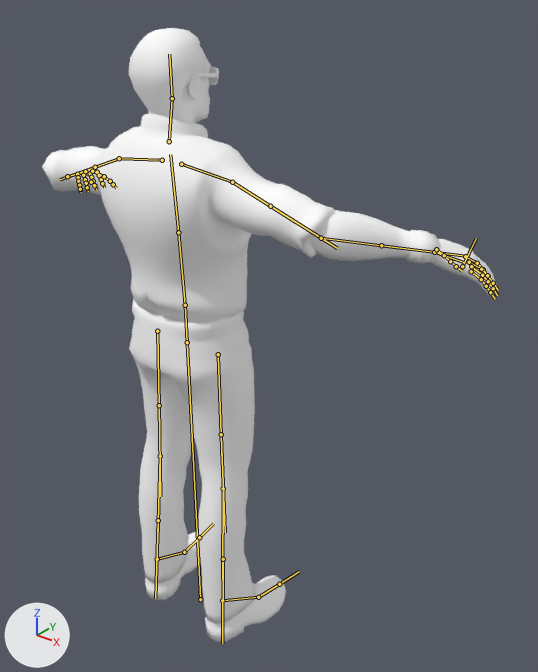
Before and after pictures for a commit that changed the FBX model Assets/Prefabs/Player/Generic/SkelMesh_Bodyguard_03/Blender_Arms_Animations.fbx.
Before and after are seen from a 50 mm camera at (1.387, -1.356, 1.945) aimed at (0.052, 0.312, 0.91). Lighting does not change. The marker at lower left points along +X, +Y and +Z. The bones that bend it are drawn over the model as lines.

Objects in the first picture: 'BodyGuard03_Head', 'BodyGuard03_Pants', 'BodyGuard03_Shoes', 'BodyGuard03_Torso.001', 'BodyGuard_03_Hand.001'.
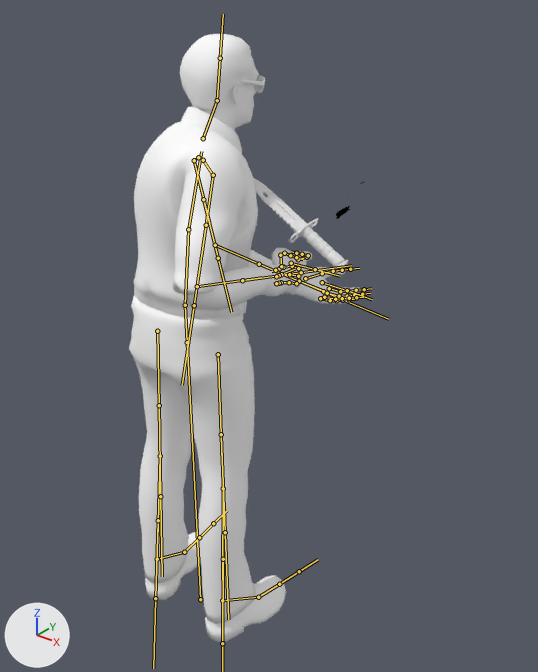
The newer file adds an action. The first version stands in its rest pose; the second is drawn at frame 78 of the action 'Armature.001|TP_AR_Equip'.

Where the change shows, as pixel boxes (x1, y1, x2, y2) in the pictures (538 x 672 px):
'BodyGuard03_Torso.001', posed (61% narrower): before (42, 114, 439, 323); after (133, 107, 289, 319)
'BodyGuard03_Pants', posed: before (129, 299, 256, 624); after (129, 295, 256, 624)
'BodyGuard03_Head', posed: before (129, 28, 219, 123); after (180, 34, 265, 130)
'score', now drawn: after (239, 133, 433, 304)
'BodyGuard_03_Hand.001', posed: before (79, 190, 498, 296); after (282, 251, 360, 304)
'Cube.003', now drawn: after (253, 178, 349, 272)
bone 'Spine', root to tip: before (185, 305) to (178, 232); after (185, 305) to (188, 229)
bone 'Spine1', root to tip: before (178, 232) to (170, 154); after (188, 229) to (201, 151)
bone 'LeftShoulder', root to tip: before (162, 160) to (119, 158); after (198, 157) to (194, 160)
bone 'LeftArm', root to tip: before (119, 158) to (81, 172); after (194, 160) to (209, 222)
bone 'LeftForeArm', root to tip: before (67, 176) to (82, 172); after (215, 245) to (279, 272)
bone 'LeftHand', root to tip: before (85, 171) to (89, 175); after (299, 281) to (323, 290)
bone 'Neck', root to tip: before (169, 141) to (172, 98); after (203, 138) to (217, 100)
bone 'Head', root to tip: before (172, 98) to (169, 54); after (217, 100) to (220, 58)
bone 'RightArm', root to tip: before (232, 182) to (295, 222); after (213, 175) to (201, 256)
bone 'RightForeArm', root to tip: before (321, 238) to (408, 249); after (197, 286) to (261, 277)
bone 'RightHand', root to tip: before (434, 252) to (464, 262); after (279, 275) to (295, 269)
bone 'RightHandIndex1', root to tip: before (465, 256) to (477, 263); after (298, 259) to (307, 257)
bone 'RightHandIndex2', root to tip: before (477, 263) to (483, 269); after (307, 257) to (308, 255)
bone 'RightHandIndex3', root to tip: before (483, 269) to (488, 276); after (308, 255) to (302, 254)
bone 'RightHandMiddle1', root to tip: before (469, 262) to (481, 269); after (298, 268) to (292, 266)
bone 'RightHandMiddle2', root to tip: before (481, 269) to (487, 275); after (292, 266) to (283, 267)
bone 'RightHandMiddle3', root to tip: before (487, 275) to (493, 283); after (283, 267) to (279, 268)
bone 'RightHandPinky1', root to tip: before (471, 271) to (481, 279); after (296, 283) to (289, 282)
bone 'RightHandPinky2', root to tip: before (481, 279) to (486, 286); after (289, 282) to (281, 282)
bone 'RightHandPinky3', root to tip: before (486, 286) to (490, 292); after (281, 282) to (279, 283)
bone 'RightHandRing1', root to tip: before (471, 266) to (482, 275); after (298, 276) to (289, 274)
bone 'RightHandRing2', root to tip: before (482, 275) to (488, 281); after (289, 274) to (281, 274)
bone 'RightHandRing3', root to tip: before (488, 281) to (493, 288); after (281, 274) to (279, 275)
bone 'RightHandThumb1', root to tip: before (436, 249) to (444, 255); after (281, 266) to (280, 255)
bone 'RightHandThumb2', root to tip: before (444, 255) to (450, 261); after (280, 255) to (284, 253)
bone 'RightHandThumb3', root to tip: before (450, 261) to (456, 266); after (284, 253) to (290, 255)

The edits, one by one:
Bone 'Spine' (bone_spine) turns from (0, 0, 0) to (10, 0, 0) degrees about its own x, y and z.
Bone 'Spine1' (bone_spine1) turns from (0, 0, 0) to (10, -37, -4) degrees about its own x, y and z.
Bone 'LeftShoulder' (bone_leftshoulder) turns from (0, 0, 0) to (-6, 0, 0) degrees about its own x, y and z.
Bone 'LeftArm' (bone_leftarm) turns from (0, 0, 0) to (-22, -4, 59) degrees about its own x, y and z.
Bone 'LeftForeArm' (bone_leftforearm) turns from (0, 0, 0) to (-15, -32, 31) degrees about its own x, y and z.
Bone 'LeftHand' (bone_lefthand) turns from (0, 0, 0) to (-6, -39, 3) degrees about its own x, y and z.
Bone 'Neck' (bone_neck) turns from (0, 0, 0) to (-3, 26, -3) degrees about its own x, y and z.
Bone 'Head' (bone_head) turns from (0, 0, 0) to (-10, 6, -1) degrees about its own x, y and z.
Bone 'RightArm' (bone_rightarm) turns from (0, 0, 0) to (2, -11, -58) degrees about its own x, y and z.
Bone 'RightForeArm' (bone_rightforearm) turns from (0, 0, 0) to (-57, -11, -13) degrees about its own x, y and z.
Bone 'RightHand' (bone_righthand) turns from (0, 0, 0) to (-11, 6, -5) degrees about its own x, y and z.
Bone 'RightHandIndex1' (bone_righthandindex1) turns from (0, 0, 0) to (0, 0, 23) degrees about its own x, y and z.
Bone 'RightHandIndex2' (bone_righthandindex2) turns from (0, 0, 0) to (0, 0, -21) degrees about its own x, y and z.
Bone 'RightHandIndex3' (bone_righthandindex3) turns from (0, 0, 0) to (0, 0, -43) degrees about its own x, y and z.
Bone 'RightHandMiddle1' (bone_righthandmiddle1) turns from (0, 0, 0) to (0, 0, -47) degrees about its own x, y and z.
Bone 'RightHandMiddle2' (bone_righthandmiddle2) turns from (0, 0, 0) to (0, 0, -72) degrees about its own x, y and z.
Bone 'RightHandMiddle3' (bone_righthandmiddle3) turns from (0, 0, 0) to (0, 0, -37) degrees about its own x, y and z.
Bone 'RightHandPinky1' (bone_righthandpinky1) turns from (0, 0, 0) to (0, 0, -53) degrees about its own x, y and z.
Bone 'RightHandPinky2' (bone_righthandpinky2) turns from (0, 0, 0) to (0, 0, -49) degrees about its own x, y and z.
Bone 'RightHandPinky3' (bone_righthandpinky3) turns from (0, 0, 0) to (0, 0, -62) degrees about its own x, y and z.
Bone 'RightHandRing1' (bone_righthandring1) turns from (0, 0, 0) to (0, 0, -57) degrees about its own x, y and z.
Bone 'RightHandRing2' (bone_righthandring2) turns from (0, 0, 0) to (0, 0, -50) degrees about its own x, y and z.
Bone 'RightHandRing3' (bone_righthandring3) turns from (0, 0, 0) to (0, 0, -58) degrees about its own x, y and z.
Bone 'RightHandThumb1' (bone_righthandthumb1) turns from (0, 0, 0) to (-12, -26, 0) degrees about its own x, y and z.
Bone 'RightHandThumb2' (bone_righthandthumb2) turns from (0, 0, 0) to (0, 0, -23) degrees about its own x, y and z.
Bone 'RightHandThumb3' (bone_righthandthumb3) turns from (0, 0, 0) to (0, 0, -22) degrees about its own x, y and z.
